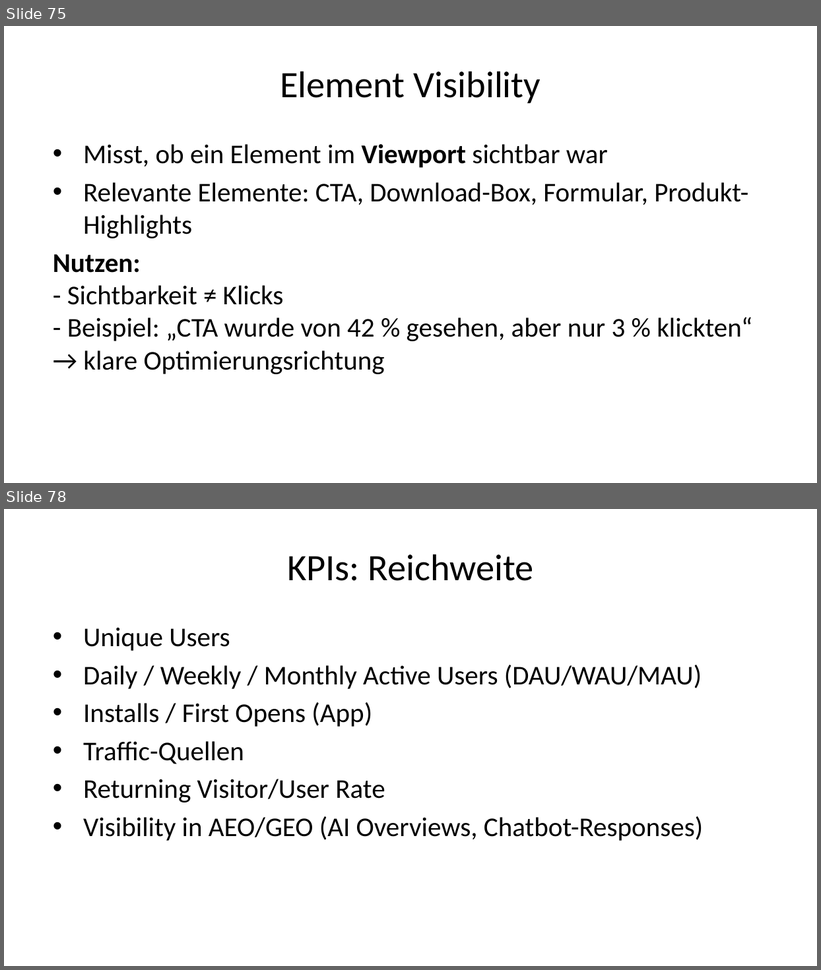
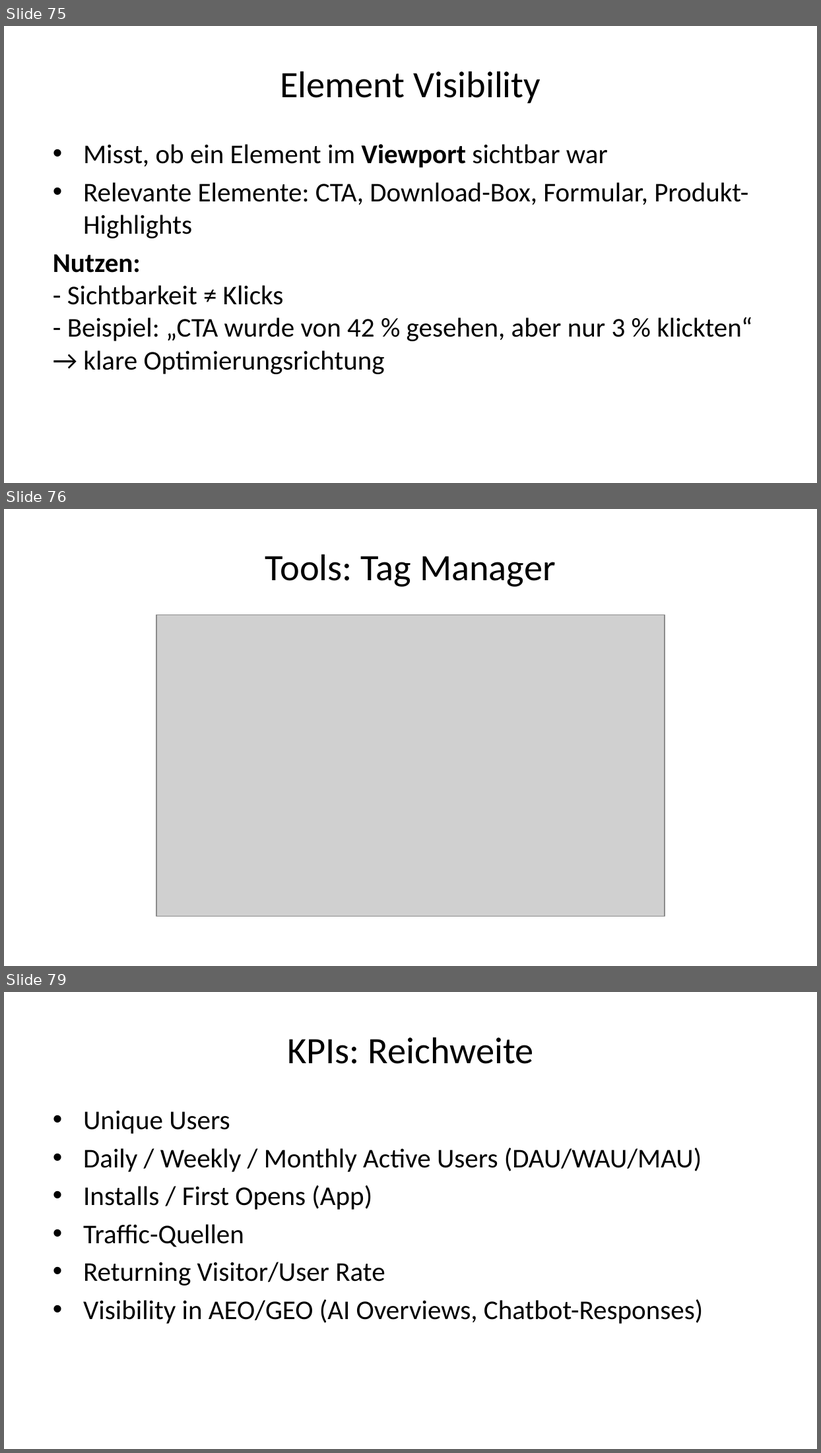
Before and after one commit to daswesen/digitale-inhalte, a slide deck: gdi.pptx. Shown one above the other, each under a label of ours: slides 75 and 78 before the commit, slides 75, 76 and 79 after it; the slides between them are not shown. The pictures are 821x970 and 821x1453 pixels, drawn with LibreOffice and Linux fonts; fonts in the diff are those of the drawing; grey boxes stand for pictures. Boxes give left, top, right and bottom in pixels: in the first picture for what was removed or moved away, otherwise in the second. Text is boxed around its words. In the diff, an @@ line names an element or a change of style, - is before the commit and + after.

```diff
--- a/gdi.pptx
+++ b/gdi.pptx
@@ slide 76 added at [4, 509, 817, 966], background #FFFFFF @@
@@ title added at [265, 554, 556, 587], 33 pt, text #000000 @@
+Tools: Tag Manager
@@ picture added at [157, 615, 665, 917] @@
@@ what was slide 78 is now slide 79 @@
```
Also in this commit, not shown: 3 slides changed, 3 other files.
